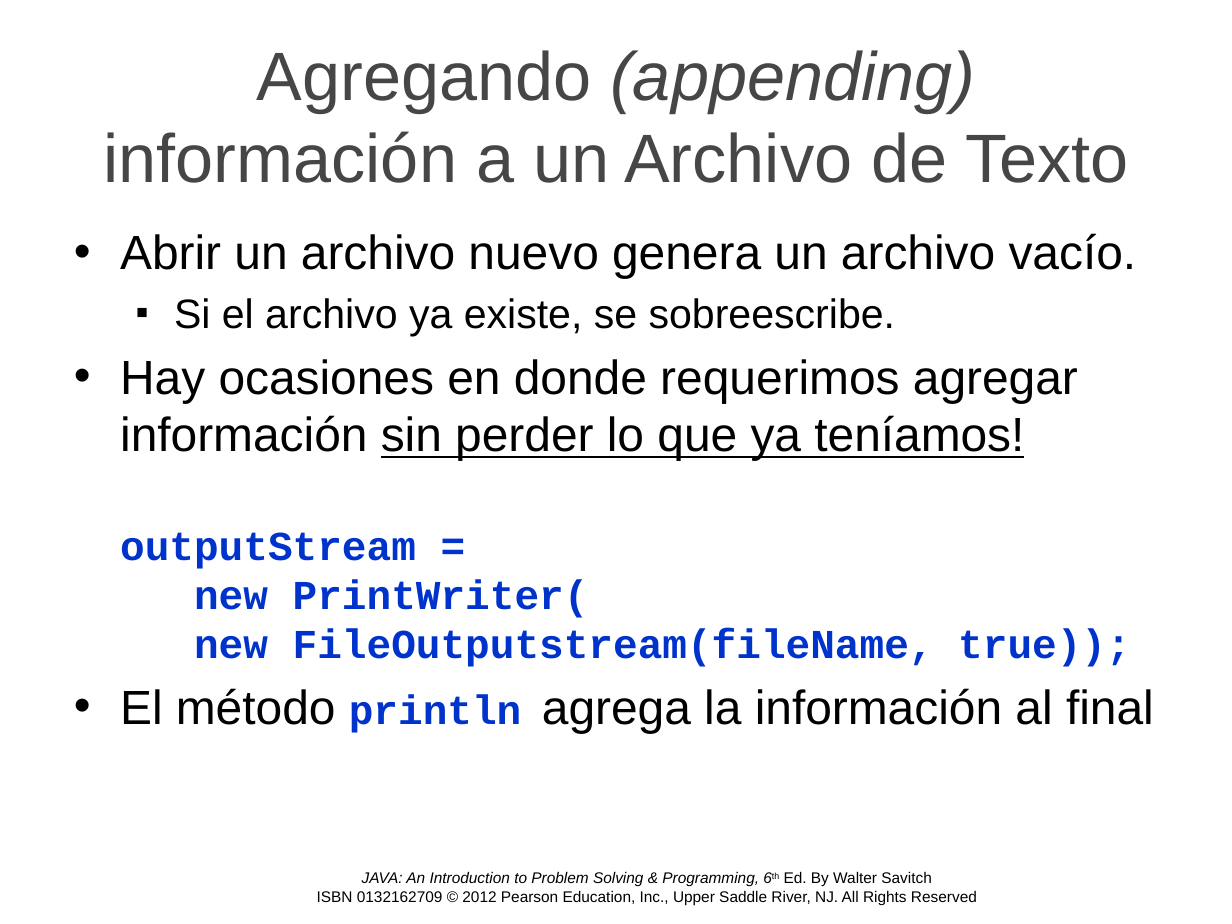
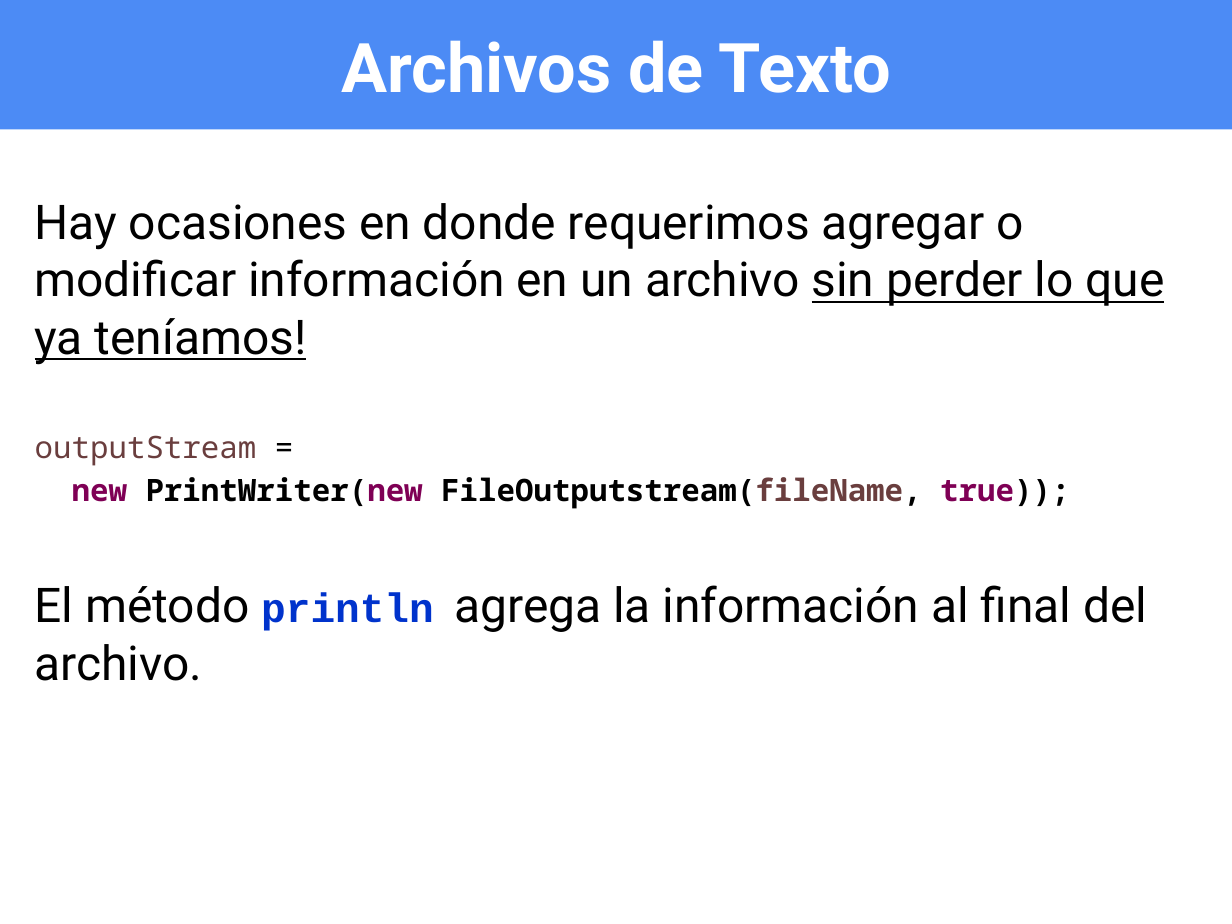
Before and after one commit to OMardil/INFO2, a slide deck: slide 22 of MOD13_Archivos_IO/01 Presentacion/INFO2_MOD13-Archivos_IO.pptx (slide 20 before the commit). Drawn at 1232x924 pixels with LibreOffice and Linux fonts; fonts in the diff are those of the drawing; background and template pictures are left out. Boxes give left, top, right and bottom in pixels: in the first picture for what was removed or moved away, otherwise in the second. Text is boxed around its words. In the diff, an @@ line names an element or a change of style, - is before the commit and + after.

```diff
--- a/MOD13_Archivos_IO/01 Presentacion/INFO2_MOD13-Archivos_IO.pptx
+++ b/MOD13_Archivos_IO/01 Presentacion/INFO2_MOD13-Archivos_IO.pptx
@@ title "Archivos de Texto": place and size @@
-title "Archivos de Texto" at (104,50,1129,183)
+title "Archivos de Texto" at (0,0,1232,129)
@@ title "Archivos de Texto" at (0,0,1232,129): fill none to #4C8BF5 @@
@@ title at (341,40,891,93): text changed; font Arial to Roboto; text colour #464646 to #FFFFFF; bold on @@
-Agregando (appending) información a un Archivo de Texto
+Archivos de Texto
@@ text at (35,203,1164,681): text changed; font Arial to Roboto @@
-• Abrir un archivo nuevo genera un archivo vacío.
-  ▪ Si el archivo ya existe, se sobreescribe.
-• Hay ocasiones en donde requerimos agregar información sin perder lo que ya teníamos!
-  outputStream =
-  new PrintWriter(
-  new FileOutputstream(fileName, true));
-• El método println agrega la información al final
+Hay ocasiones en donde requerimos agregar o modificar información en un archivo sin perder lo que ya teníamos!
+outputStream =
+new PrintWriter(new FileOutputstream(fileName, true));
+El método println agrega la información al final del archivo.
@@ text removed at (317,871,977,905) @@
-JAVA: An Introduction to Problem Solving & Programming, 6th Ed. By Walter Savitch
-ISBN 0132162709 © 2012 Pearson Education, Inc., Upper Saddle River, NJ. All Rights Reserved
```
Also in this commit, not shown: 28 other slides changed, 16 slides added, 12 slides removed, 15 other files.
